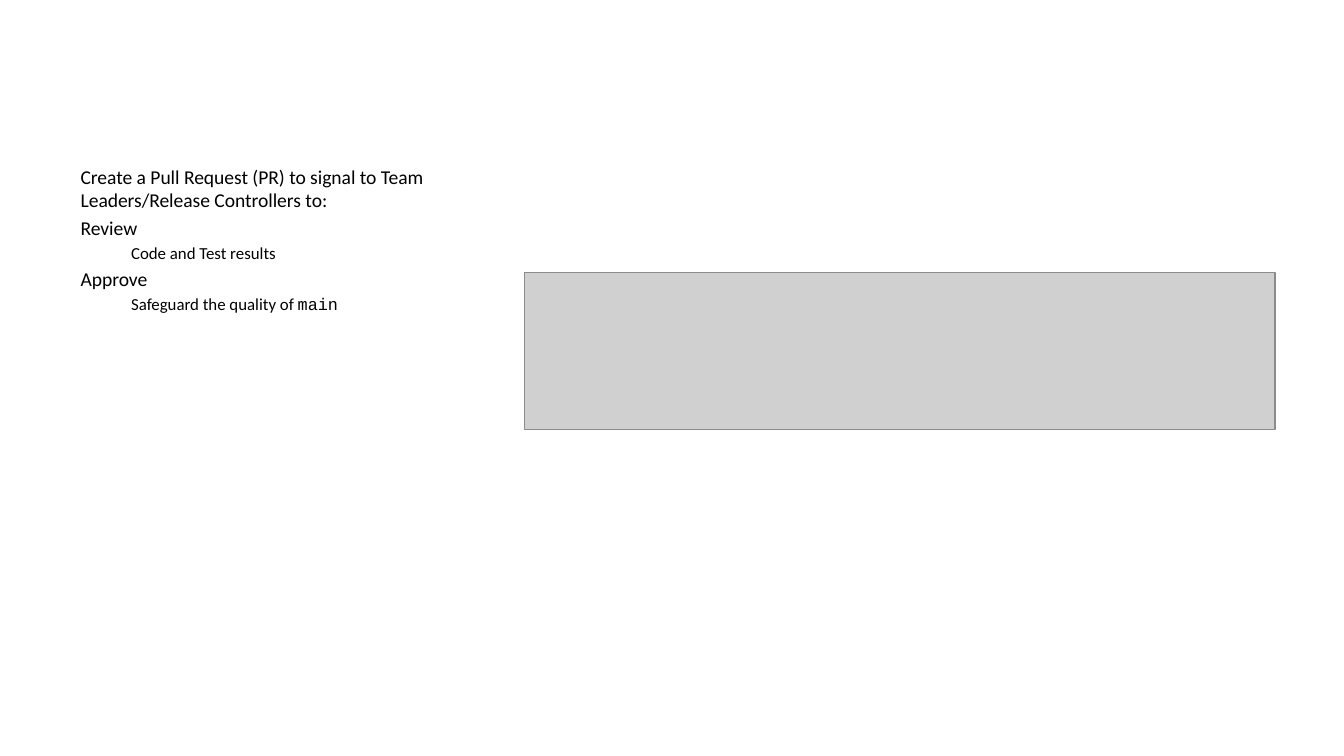
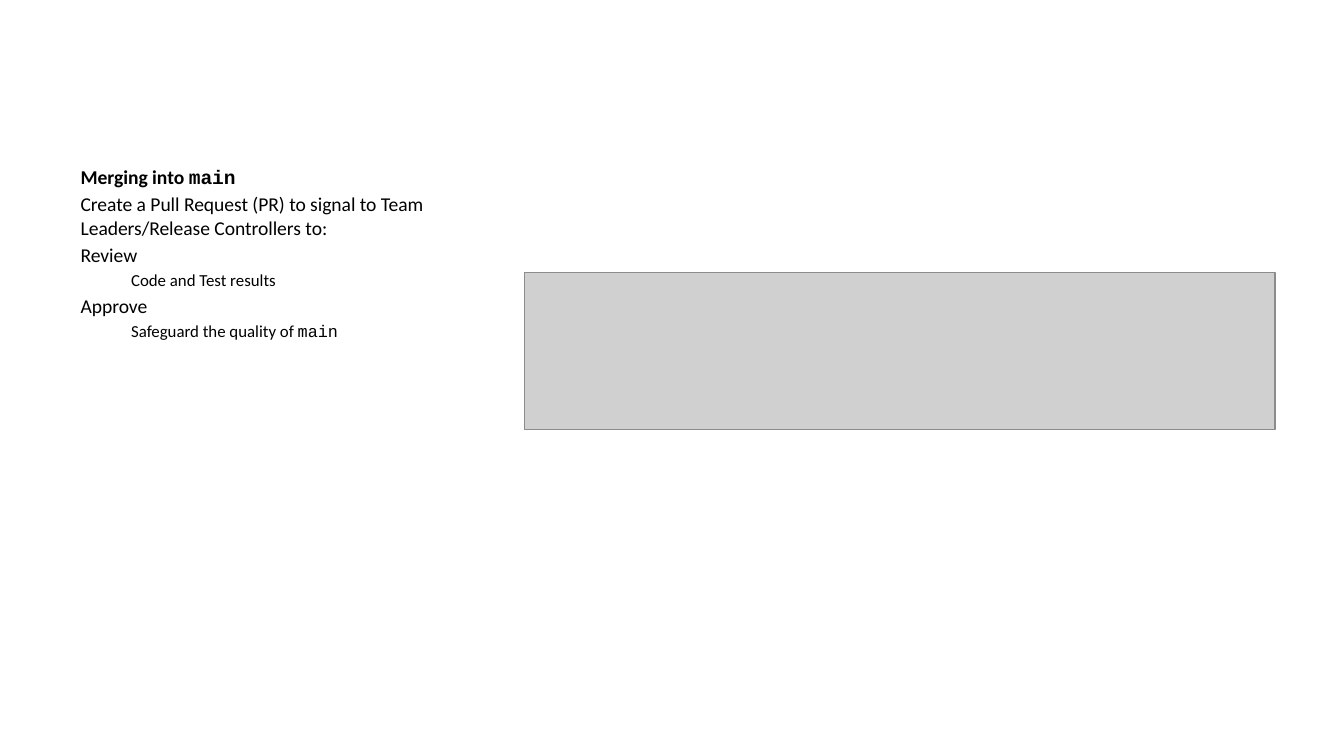
Before and after one commit to ijmitch/ukgse-2024-devops-git, a slide deck: slide 7 of docs/p1.pptx. Drawn at 1344x756 pixels with LibreOffice and Linux fonts; fonts in the diff are those of the drawing; grey boxes stand for pictures. Boxes give left, top, right and bottom in pixels: in the first picture for what was removed or moved away, otherwise in the second. Text is boxed around its words. In the diff, an @@ line names an element or a change of style, - is before the commit and + after.

Commit message:
Split the merging chart in two plus other nits

```diff
--- a/docs/p1.pptx
+++ b/docs/p1.pptx
@@ text at (81, 170, 236, 188): paragraph added @@
+Merging into main
```
Also in this commit, not shown: 3 other slides changed, 8 slides added, 2 slides removed, 3 other files.
